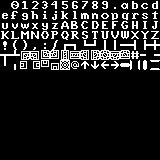
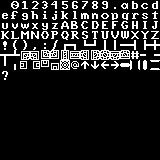
Comparing the layer stacks of the two 160x160 images. Changes:
painted on "Background" over [2, 71, 8, 80]
